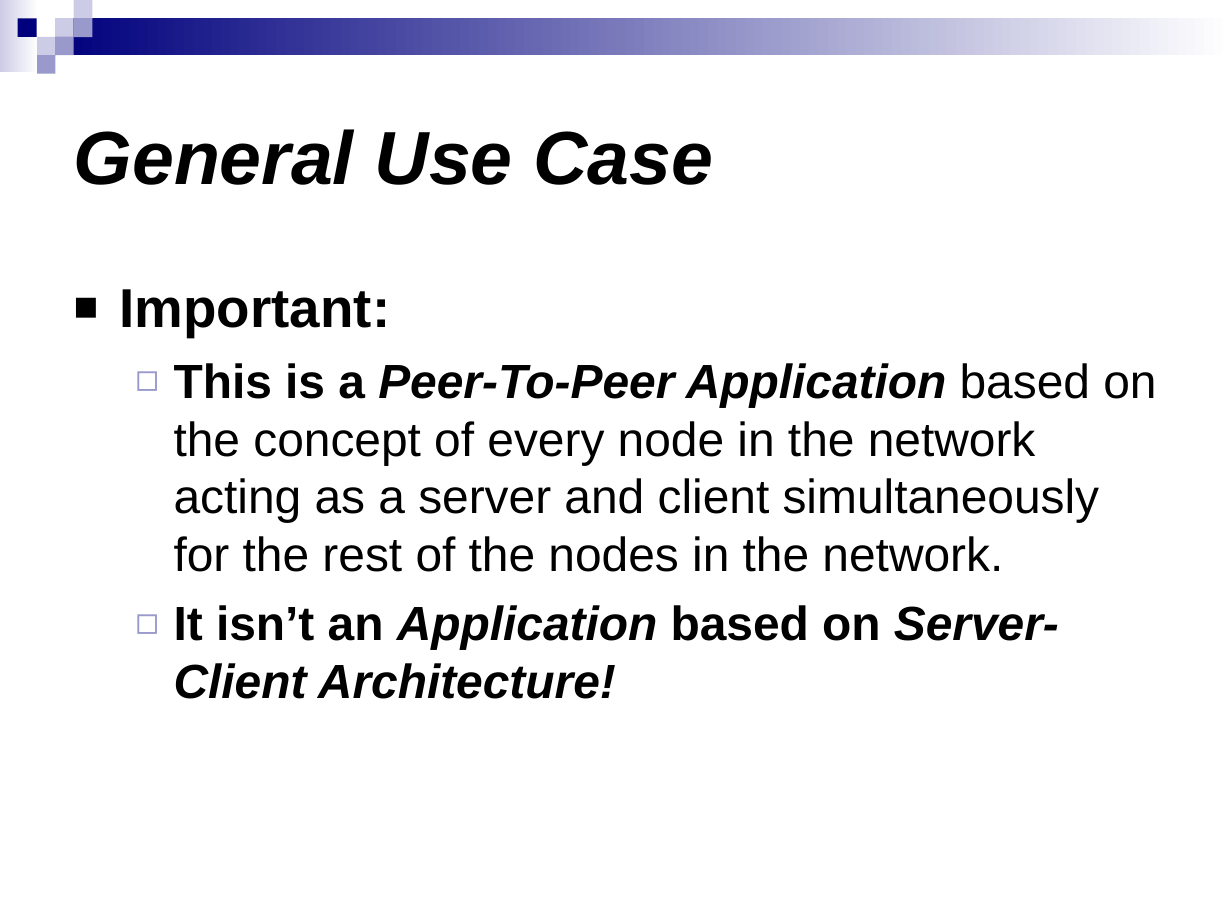
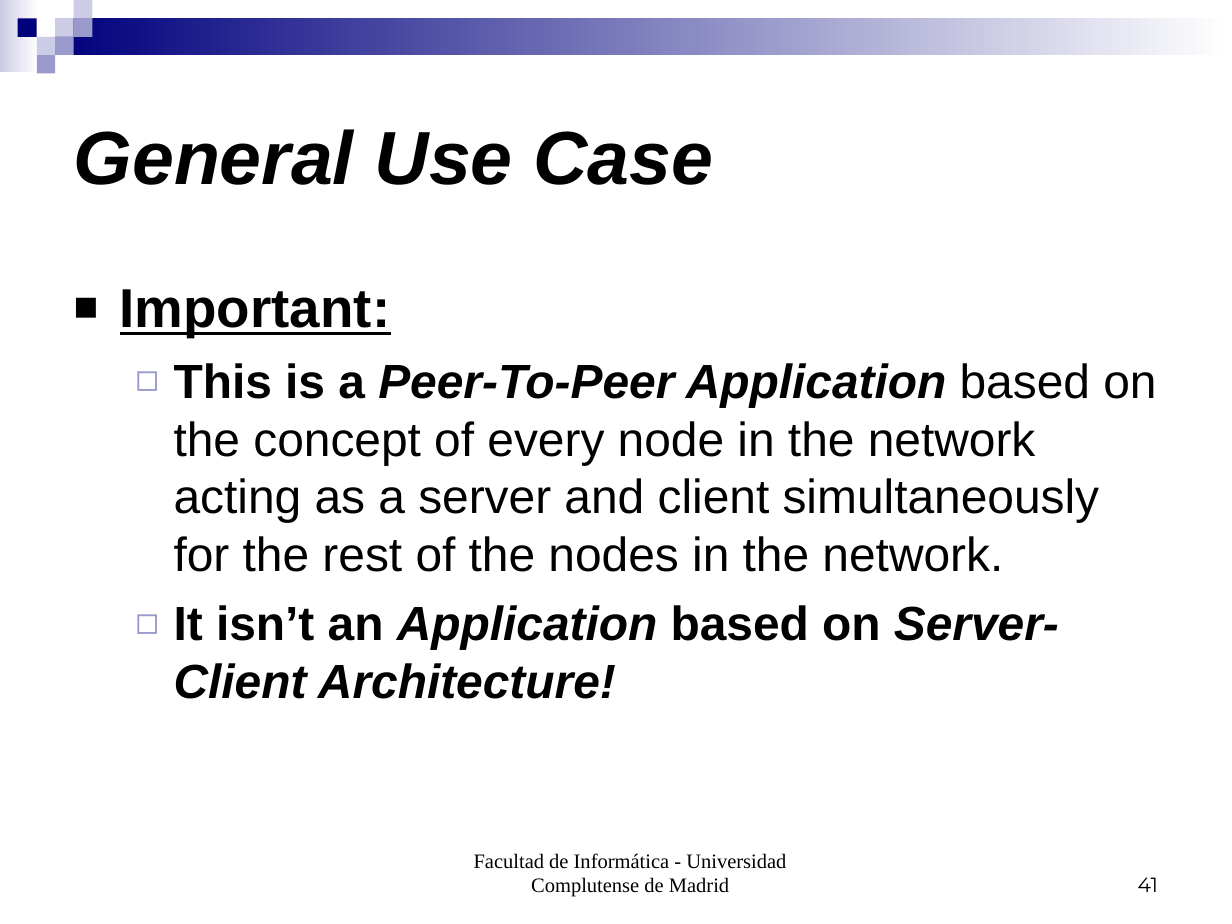
Before and after one commit to salcedonia/egorilla-software-engineering-2008-2009, a slide deck: slide 41 of doc/PresentacionIS.ppt (slide 48 before the commit). Drawn at 1232x924 pixels with LibreOffice and Linux fonts; fonts in the diff are those of the drawing. Boxes give left, top, right and bottom in pixels: in the first picture for what was removed or moved away, otherwise in the second. Text is boxed around its words. In the diff, an @@ line names an element or a change of style, - is before the commit and + after.

```diff
--- a/doc/PresentacionIS.ppt
+++ b/doc/PresentacionIS.ppt
@@ text at [120, 289, 391, 337]: underline on in "Important:" @@
@@ text added at [474, 853, 786, 897], 12 pt, text #000000 @@
+Facultad de Informática - Universidad Complutense de Madrid
@@ page number added at [1138, 877, 1158, 892], 12 pt, text #000000 @@
+41
```
Also in this commit, not shown: 47 other slides changed, 4 slides added, 9 slides removed.
